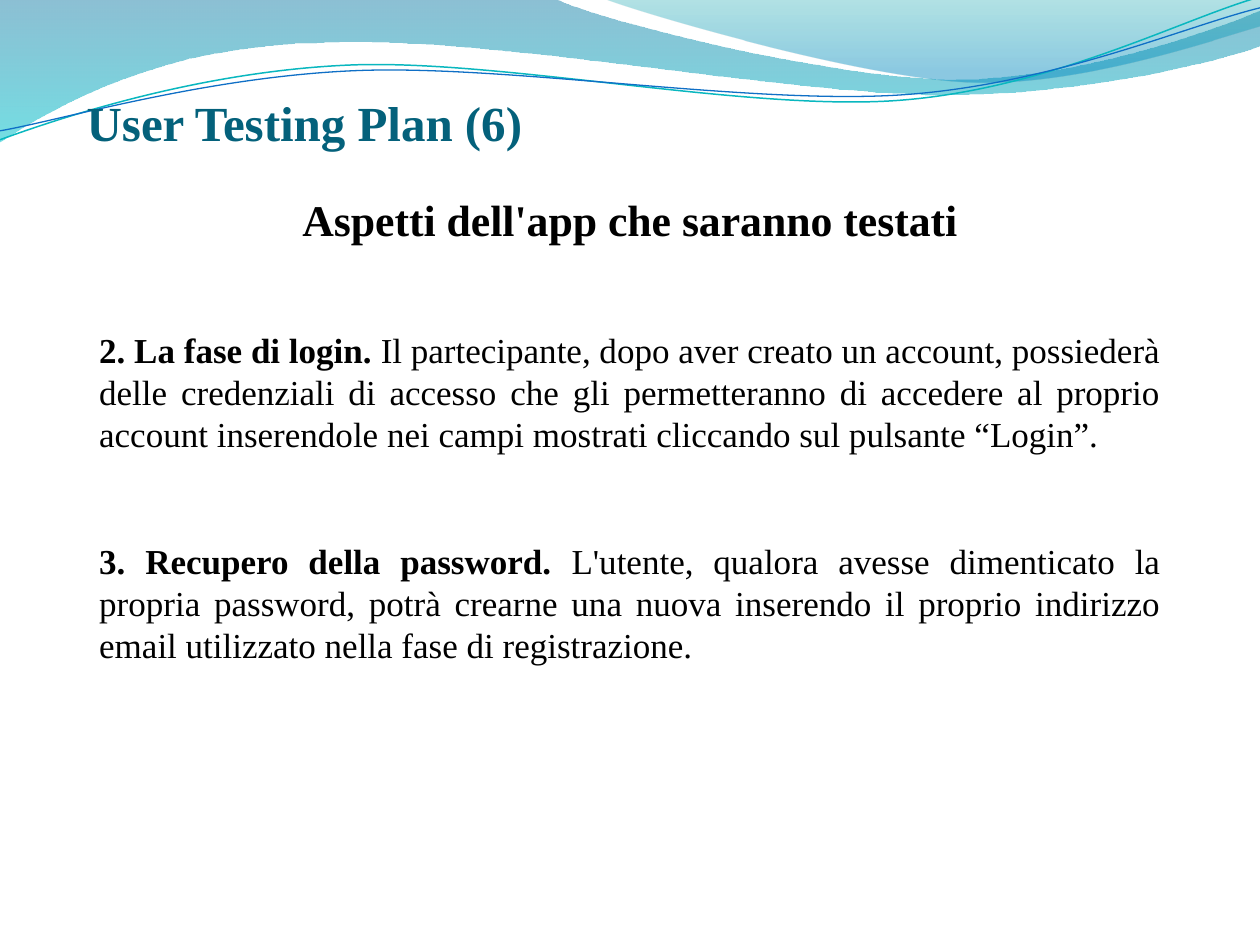
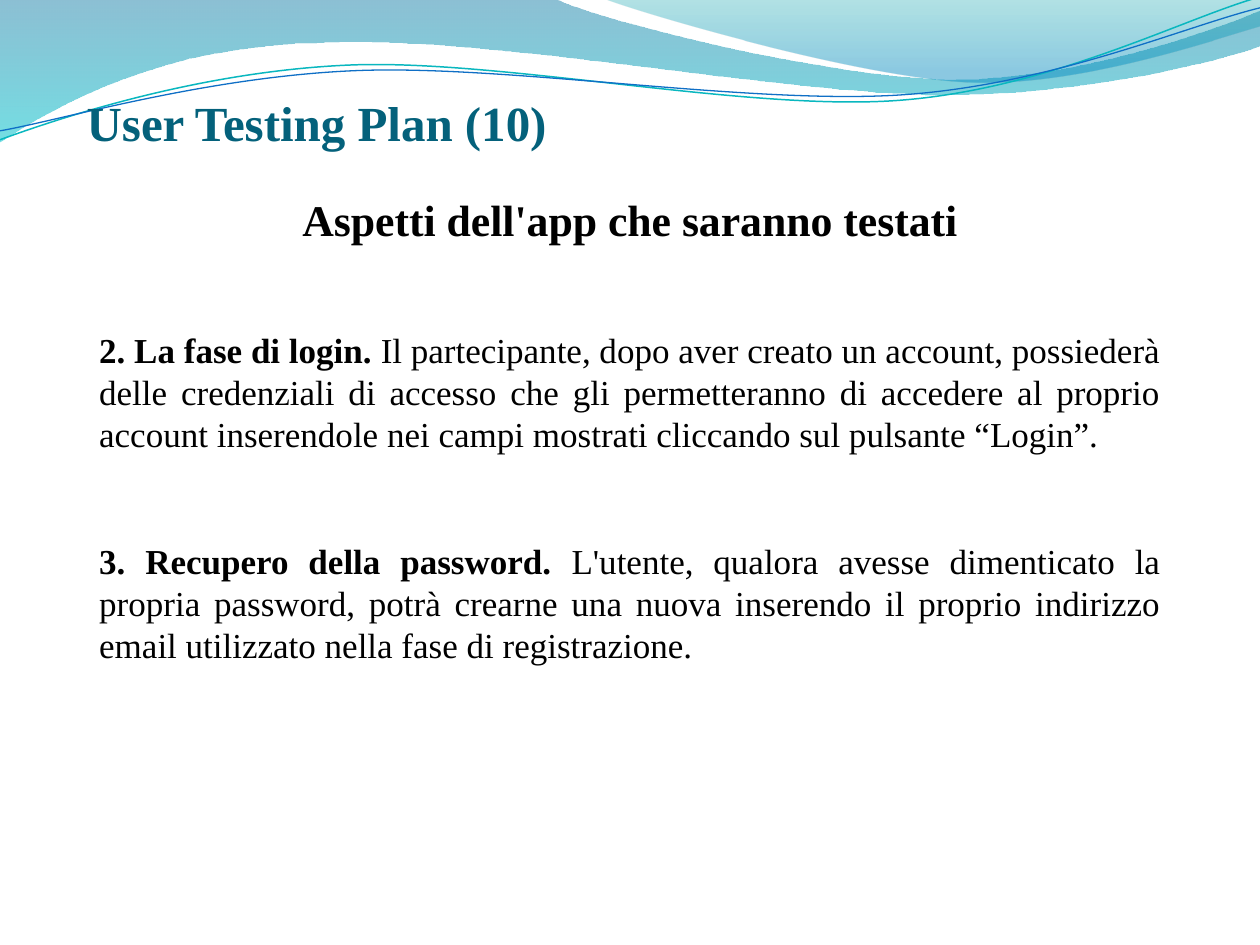
Before and after one commit to giusmastro91/Cognitive-systems, a slide deck: slide 15 of Prova_6/Leone_Mastrosimone_PresentazioneProgetto.pptx. Drawn at 1260x945 pixels with LibreOffice and Linux fonts; fonts in the diff are those of the drawing; background and template pictures are left out. Boxes give left, top, right and bottom in pixels: in the first picture for what was removed or moved away, otherwise in the second. Text is boxed around its words. In the diff, an @@ line names an element or a change of style, - is before the commit and + after.

```diff
--- a/Prova_6/Leone_Mastrosimone_PresentazioneProgetto.pptx
+++ b/Prova_6/Leone_Mastrosimone_PresentazioneProgetto.pptx
@@ title at (87, 103, 547, 151): text changed @@
-User Testing Plan (6)
+User Testing Plan (10)
```
Also in this commit, not shown: 12 other slides changed.
